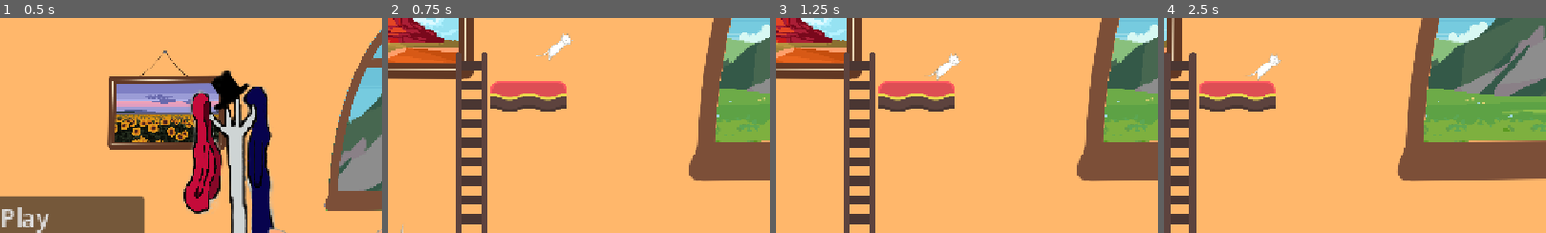
Above: before the commit, frames 1-4 (left to right).
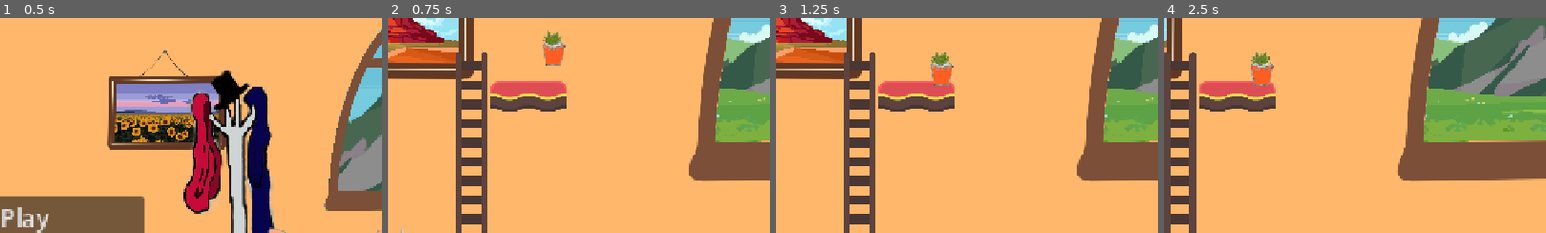
Above: after the commit, the same moments.

Repository: Fantasiel/GameJam25
Game: Godot game, scene res://scenes/menu.tscn
Two runs of this game, one before a commit and one after it. Both use one fixed random seed, a clock stepped at 60 frames per second and the inputs below.
Inputs:
- Up to frame 1 (0.5 s): no input
- Up to frame 2 (0.75 s): click "Play" at 0.5 s
- Up to frame 3 (1.25 s): no input
- Up to frame 4 (2.5 s): hold Right (move_right) from 1.28 s (still down); tap Delete (die) at 1.35 s; tap Space (jump) at 1.52, 2.27 s; tap F (interact) at 2.1 s
The pictures show only the part of the screen within x 47-97%, y 0-50%; the shares and areas given below are measured in that part.

Frame 1 is identical in both runs. In frame 2, 0.8% of the frame differs, in the area x 38-49%, y 5-23%; in frame 3, 0.8%; in frame 4, 0.9%, in the area x 21-31%, y 16-32%.

Commit message:
Add vase sprites to vase

Diff:
--- a/scenes/vase/vase.tscn
+++ b/scenes/vase/vase.tscn
@@ -1,13 +1,19 @@
-[gd_scene load_steps=5 format=3 uid="uid://b37hq3ial8kb3"]
+[gd_scene load_steps=9 format=3 uid="uid://b37hq3ial8kb3"]
 
 [ext_resource type="Script" uid="uid://yq3mue22vfqj" path="res://scenes/vase/vase.gd" id="1_tm1l3"]
-[ext_resource type="Texture2D" uid="uid://dd8s2be7biuhv" path="res://art/cat/Jump/Jump3.png" id="2_jlyxg"]
-[ext_resource type="Texture2D" uid="uid://p00071euwjr" path="res://art/cat/Walk/Walk1.png" id="3_2ewva"]
+[ext_resource type="Texture2D" uid="uid://behoubk1hx20x" path="res://art/Furniture/Vases/PlantSmall2.png" id="2_lqf16"]
+[ext_resource type="Texture2D" uid="uid://bwhbyskqwubph" path="res://art/Furniture/Vases/Vase.png" id="3_tqsu8"]
+[ext_resource type="Texture2D" uid="uid://be1lio4h00tud" path="res://art/Furniture/Vases/PlantSmall4.png" id="4_kf8sh"]
+[ext_resource type="Texture2D" uid="uid://cdl1oeuplc0b7" path="res://art/Furniture/Vases/BrokenFlower1.png" id="5_5wtpt"]
+[ext_resource type="Texture2D" uid="uid://3cvqkvclynsd" path="res://art/Furniture/Vases/BrokenFlower2.png" id="6_8o7bg"]
+[ext_resource type="Texture2D" uid="uid://clwfswxsabxjp" path="res://art/Furniture/Vases/BrokenFlower3.png" id="7_ubil0"]
 
 [sub_resource type="CircleShape2D" id="CircleShape2D_tm1l3"]
 radius = 22.0
 
 [node name="VaseBody" type="CharacterBody2D"]
+collision_layer = 17
+collision_mask = 3
 script = ExtResource("1_tm1l3")
 
 [node name="CollisionShape2D" type="CollisionShape2D" parent="."]
@@ -19,35 +25,39 @@
 offset_top = -32.0
 offset_right = 32.0
 offset_bottom = 32.0
-texture = ExtResource("2_jlyxg")
+texture = ExtResource("2_lqf16")
 
 [node name="Vase_2_pristine" type="TextureRect" parent="."]
-offset_left = -19.0
-offset_top = -20.0
-offset_right = 21.0
-offset_bottom = 20.0
+offset_left = -31.0
+offset_top = -31.0
+offset_right = 33.0
+offset_bottom = 33.0
+texture = ExtResource("3_tqsu8")
 
 [node name="Vase_3_pristine" type="TextureRect" parent="."]
-offset_left = -20.0
-offset_top = -19.0
-offset_right = 20.0
-offset_bottom = 21.0
+offset_left = -32.0
+offset_top = -32.0
+offset_right = 32.0
+offset_bottom = 32.0
+texture = ExtResource("4_kf8sh")
 
 [node name="Vase_1_broken" type="TextureRect" parent="."]
 offset_left = -31.0
 offset_top = -31.0
 offset_right = 33.0
 offset_bottom = 33.0
-texture = ExtResource("3_2ewva")
+texture = ExtResource("5_5wtpt")
 
 [node name="Vase_2_broken" type="TextureRect" parent="."]
-offset_left = -19.0
-offset_top = -20.0
-offset_right = 21.0
-offset_bottom = 20.0
+offset_left = -32.0
+offset_top = -32.0
+offset_right = 32.0
+offset_bottom = 32.0
+texture = ExtResource("6_8o7bg")
 
 [node name="Vase_3_broken" type="TextureRect" parent="."]
-offset_left = -19.0
-offset_top = -20.0
-offset_right = 21.0
-offset_bottom = 20.0
+offset_left = -31.0
+offset_top = -30.0
+offset_right = 33.0
+offset_bottom = 34.0
+texture = ExtResource("7_ubil0")
